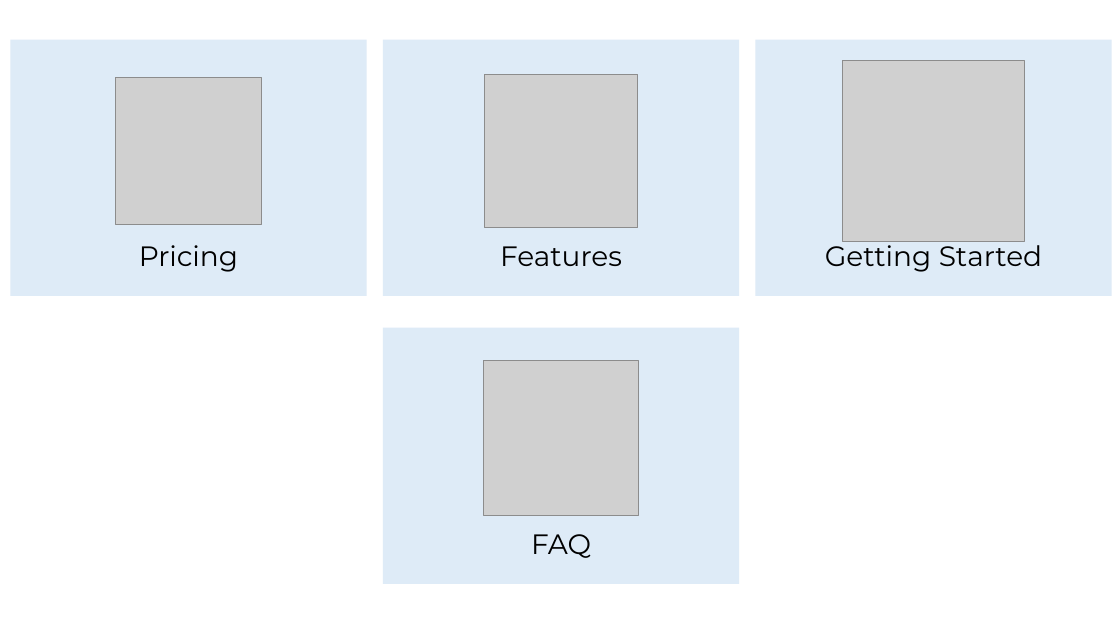
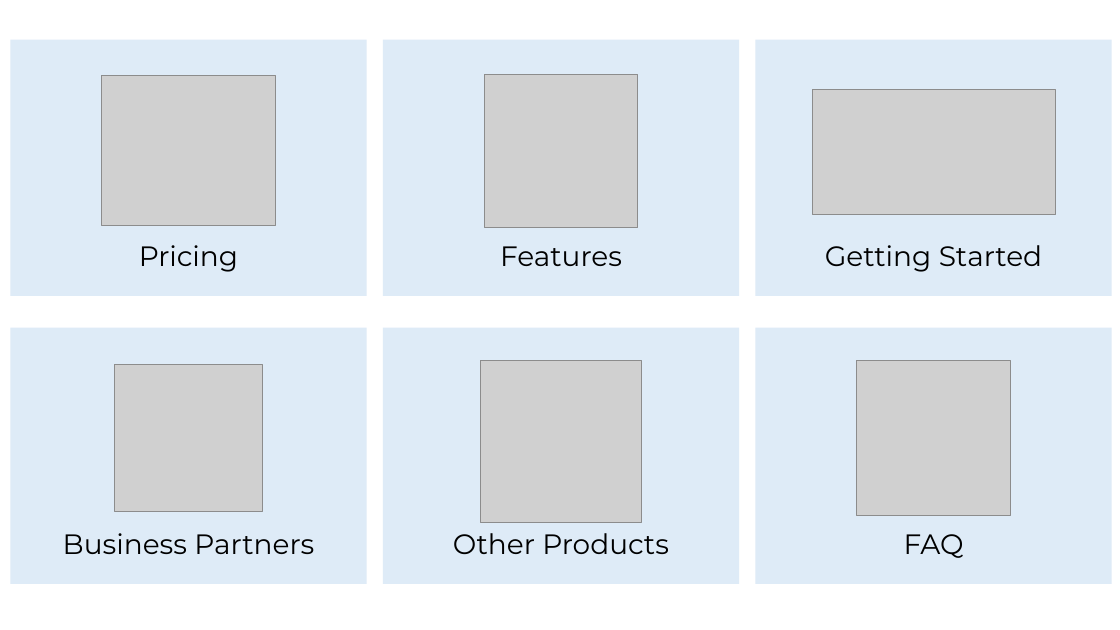
Before and after one commit to MaxAttax/maxattax.github.io, a slide deck: slide 1 of _template/ShopIntegrator_Homepage/img/portfolio/pictures_titles.pptx. Drawn at 1120x630 pixels with LibreOffice and Linux fonts; fonts in the diff are those of the drawing; grey boxes stand for pictures. Boxes give left, top, right and bottom in pixels: in the first picture for what was removed or moved away, otherwise in the second. Text is boxed around its words. In the diff, an @@ line names an element or a change of style, - is before the commit and + after.

```diff
--- a/_template/ShopIntegrator_Homepage/img/portfolio/pictures_titles.pptx
+++ b/_template/ShopIntegrator_Homepage/img/portfolio/pictures_titles.pptx
@@ picture: place and size @@
-picture at [115, 78, 261, 224]
+picture at [102, 75, 276, 225]
@@ picture: place and size @@
-picture at [843, 60, 1024, 242]
+picture at [812, 89, 1056, 215]
@@ rectangle added at [10, 328, 366, 584], fill #DEEBF7 @@
@@ rectangle added at [755, 328, 1112, 584], fill #DEEBF7 @@
@@ picture added at [115, 365, 262, 512] @@
@@ picture added at [481, 360, 642, 522] @@
@@ picture: place and size @@
-picture at [484, 360, 639, 515]
+picture at [856, 360, 1011, 515]
@@ text added at [63, 533, 314, 554], 24 pt, text #000000 @@
+Business Partners
@@ text added at [453, 533, 669, 554], 24 pt, text #000000 @@
+Other Products
@@ text "FAQ": place and size @@
-text "FAQ" at [531, 534, 591, 558]
+text "FAQ" at [904, 534, 964, 558]
```
Also in this commit, not shown: 17 other files.
